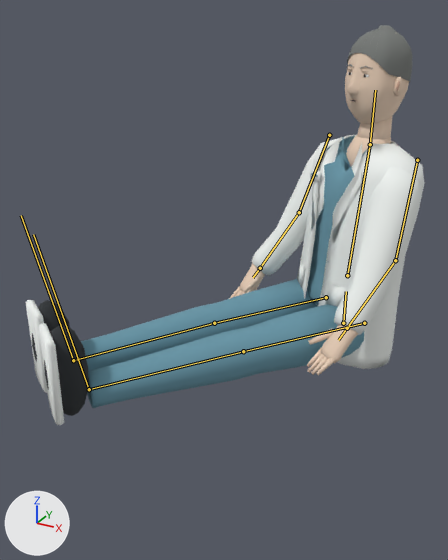
The glTF model arjan-portfolio/public/hospitalsim/assets/coat-lod.glb, before and after one commit.
The view is the same before and after, from a 50 mm camera at (0.328, -1.347, 1.72) aimed at (-0.361, -0.094, 1.093). Arrows for +X, +Y and +Z are at lower left; the lights stay in place. The picture after the commit comes second. Both versions are drawn at frame 34 of the action 'TransferIn'; the numbers are the values there. The bones that change are drawn over the model as lines.

Names of what the first picture shows: 'coat_skin_export'.
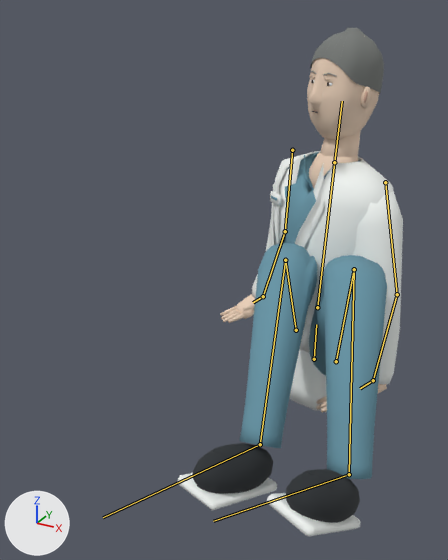
Boxes (x1, y1, x2, y2) around the edits, measured in the pictures (448 x 560 px):
```json
{"object": "coat_skin_export", "change": "posed", "before": [25, 25, 424, 425], "after": [178, 27, 403, 536], "on screen": "44% narrower, 27% taller"}
{"bone": "hips", "before": "(343, 323) to (346, 291)", "after": "(314, 359) to (316, 324)"}
{"bone": "spine", "before": "(347, 275) to (370, 144)", "after": "(317, 307) to (334, 162)"}
{"bone": "head", "before": "(370, 144) to (375, 90)", "after": "(334, 162) to (342, 101)"}
{"bone": "upper_arm.L", "before": "(417, 160) to (395, 260)", "after": "(385, 182) to (397, 294)"}
{"bone": "forearm.L", "before": "(395, 260) to (347, 328)", "after": "(397, 294) to (373, 380)"}
{"bone": "hand.L", "before": "(347, 328) to (338, 340)", "after": "(373, 380) to (360, 388)"}
{"bone": "upper_arm.R", "before": "(329, 135) to (299, 212)", "after": "(292, 150) to (285, 231)"}
{"bone": "forearm.R", "before": "(299, 212) to (260, 268)", "after": "(285, 231) to (263, 296)"}
{"bone": "hand.R", "before": "(260, 268) to (253, 277)", "after": "(263, 296) to (253, 302)"}
{"bone": "thigh.L", "before": "(364, 323) to (243, 351)", "after": "(336, 361) to (354, 269)"}
{"bone": "shin.L", "before": "(243, 351) to (89, 389)", "after": "(354, 269) to (349, 474)"}
{"bone": "foot.L", "before": "(89, 389) to (33, 234)", "after": "(349, 474) to (213, 521)"}
{"bone": "thigh.R", "before": "(326, 297) to (214, 323)", "after": "(296, 330) to (285, 260)"}
{"bone": "shin.R", "before": "(214, 323) to (73, 360)", "after": "(285, 260) to (260, 444)"}
{"bone": "foot.R", "before": "(73, 360) to (21, 215)", "after": "(260, 444) to (103, 517)"}
```

Edits to the scene script, one JSON object a line:
```json
{"block": "bone_hips", "where": "bone_hips = bpy.data.objects['coat'].pose.bones['hips']"}
{"op": "set", "path": "bone_hips.location", "old": "(-0.173, -0.058, -0.335)", "new": "(-0.173, -0.058, -0.087)"}
{"block": "bone_spine", "where": "bone_spine = bpy.data.objects['coat'].pose.bones['spine']  # child of 'hips'"}
{"op": "set", "path": "bone_spine.rotation_quaternion", "old": "(0.999, -0.049, 0.0, 0.0)", "new": "(1.0, -0.027, 0.0, 0.0)", "note": "degrees (-6, 0, 0) -> degrees (-3, 0, 0)"}
{"block": "bone_head", "where": "bone_head = bpy.data.objects['coat'].pose.bones['head']  # child of 'spine'"}
{"op": "set", "path": "bone_head.rotation_quaternion", "old": "(0.999, 0.04, 0.0, 0.0)", "new": "(1.0, 0.0, 0.0, 0.0)", "note": "degrees (5, 0, 0) -> degrees (0, 0, 0)"}
{"block": "bone_upper_arm_l", "where": "bone_upper_arm_l = bpy.data.objects['coat'].pose.bones['upper_arm.L']  # child of 'spine'"}
{"op": "set", "path": "bone_upper_arm_l.rotation_quaternion", "old": "(0.996, -0.09, 0.0, 0.0)", "new": "(0.998, 0.069, 0.0, 0.0)", "note": "degrees (-10, 0, 0) -> degrees (8, 0, 0)"}
{"block": "bone_forearm_l", "where": "bone_forearm_l = bpy.data.objects['coat'].pose.bones['forearm.L']  # child of 'upper_arm.L'"}
{"op": "set", "path": "bone_forearm_l.rotation_quaternion", "old": "(0.983, -0.184, 0.0, 0.0)", "new": "(0.989, -0.15, 0.0, 0.0)", "note": "degrees (-21, 0, 0) -> degrees (-17, 0, 0)"}
{"block": "bone_hand_l", "where": "bone_hand_l = bpy.data.objects['coat'].pose.bones['hand.L']  # child of 'forearm.L'"}
{"op": "set", "path": "bone_hand_l.rotation_quaternion", "old": "(1.0, 0.0, 0.0, 0.0)", "new": "(0.889, -0.457, 0.0, 0.0)", "note": "degrees (0, 0, 0) -> degrees (-54, 0, 0)"}
{"block": "bone_upper_arm_r", "where": "bone_upper_arm_r = bpy.data.objects['coat'].pose.bones['upper_arm.R']  # child of 'spine'"}
{"op": "set", "path": "bone_upper_arm_r.rotation_quaternion", "old": "(0.996, -0.09, 0.0, 0.0)", "new": "(0.998, 0.069, 0.0, 0.0)", "note": "degrees (-10, 0, 0) -> degrees (8, 0, 0)"}
{"block": "bone_forearm_r", "where": "bone_forearm_r = bpy.data.objects['coat'].pose.bones['forearm.R']  # child of 'upper_arm.R'"}
{"op": "set", "path": "bone_forearm_r.rotation_quaternion", "old": "(0.983, -0.184, 0.0, 0.0)", "new": "(0.989, -0.15, 0.0, 0.0)", "note": "degrees (-21, 0, 0) -> degrees (-17, 0, 0)"}
{"block": "bone_hand_r", "where": "bone_hand_r = bpy.data.objects['coat'].pose.bones['hand.R']  # child of 'forearm.R'"}
{"op": "set", "path": "bone_hand_r.rotation_quaternion", "old": "(1.0, 0.0, 0.0, 0.0)", "new": "(0.889, -0.457, 0.0, 0.0)", "note": "degrees (0, 0, 0) -> degrees (-54, 0, 0)"}
{"block": "bone_thigh_l", "where": "bone_thigh_l = bpy.data.objects['coat'].pose.bones['thigh.L']  # child of 'hips'"}
{"op": "set", "path": "bone_thigh_l.rotation_quaternion", "old": "(0.707, -0.707, 0.0, 0.0)", "new": "(0.271, -0.501, 0.0, -0.821)", "note": "degrees (-90, 0, 0) -> degrees (-29, -56, -128)"}
{"block": "bone_shin_l", "where": "bone_shin_l = bpy.data.objects['coat'].pose.bones['shin.L']  # child of 'thigh.L'"}
{"op": "set", "path": "bone_shin_l.rotation_quaternion", "old": "(1.0, 0.0, 0.0, 0.0)", "new": "(0.522, 0.454, 0.007, 0.722)", "note": "degrees (0, 0, 0) -> degrees (39, -40, 93)"}
{"block": "bone_foot_l", "where": "bone_foot_l = bpy.data.objects['coat'].pose.bones['foot.L']  # child of 'shin.L'"}
{"op": "set", "path": "bone_foot_l.rotation_quaternion", "old": "(1.0, 0.0, 0.0, 0.0)", "new": "(0.949, -0.103, -0.234, -0.181)", "note": "degrees (0, 0, 0) -> degrees (-7, -29, -20)"}
{"block": "bone_thigh_r", "where": "bone_thigh_r = bpy.data.objects['coat'].pose.bones['thigh.R']  # child of 'hips'"}
{"op": "set", "path": "bone_thigh_r.rotation_quaternion", "old": "(0.707, -0.707, 0.0, 0.0)", "new": "(0.328, -0.655, 0.0, -0.68)", "note": "degrees (-90, 0, 0) -> degrees (-72, -63, -81)"}
{"block": "bone_shin_r", "where": "bone_shin_r = bpy.data.objects['coat'].pose.bones['shin.R']  # child of 'thigh.R'"}
{"op": "set", "path": "bone_shin_r.rotation_quaternion", "old": "(1.0, 0.0, 0.0, 0.0)", "new": "(0.615, 0.531, 0.031, 0.582)", "note": "degrees (0, 0, 0) -> degrees (58, -35, 67)"}
{"block": "bone_foot_r", "where": "bone_foot_r = bpy.data.objects['coat'].pose.bones['foot.R']  # child of 'shin.R'"}
{"op": "set", "path": "bone_foot_r.rotation_quaternion", "old": "(1.0, 0.0, 0.0, 0.0)", "new": "(0.957, 0.059, -0.228, -0.17)", "note": "degrees (0, 0, 0) -> degrees (12, -25, -23)"}
```
